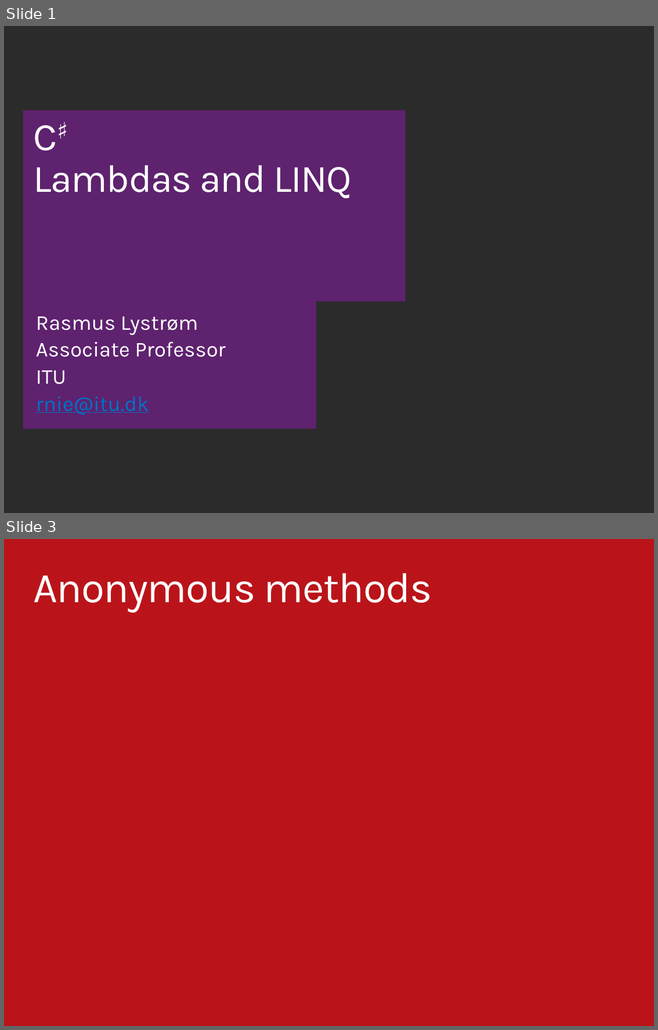
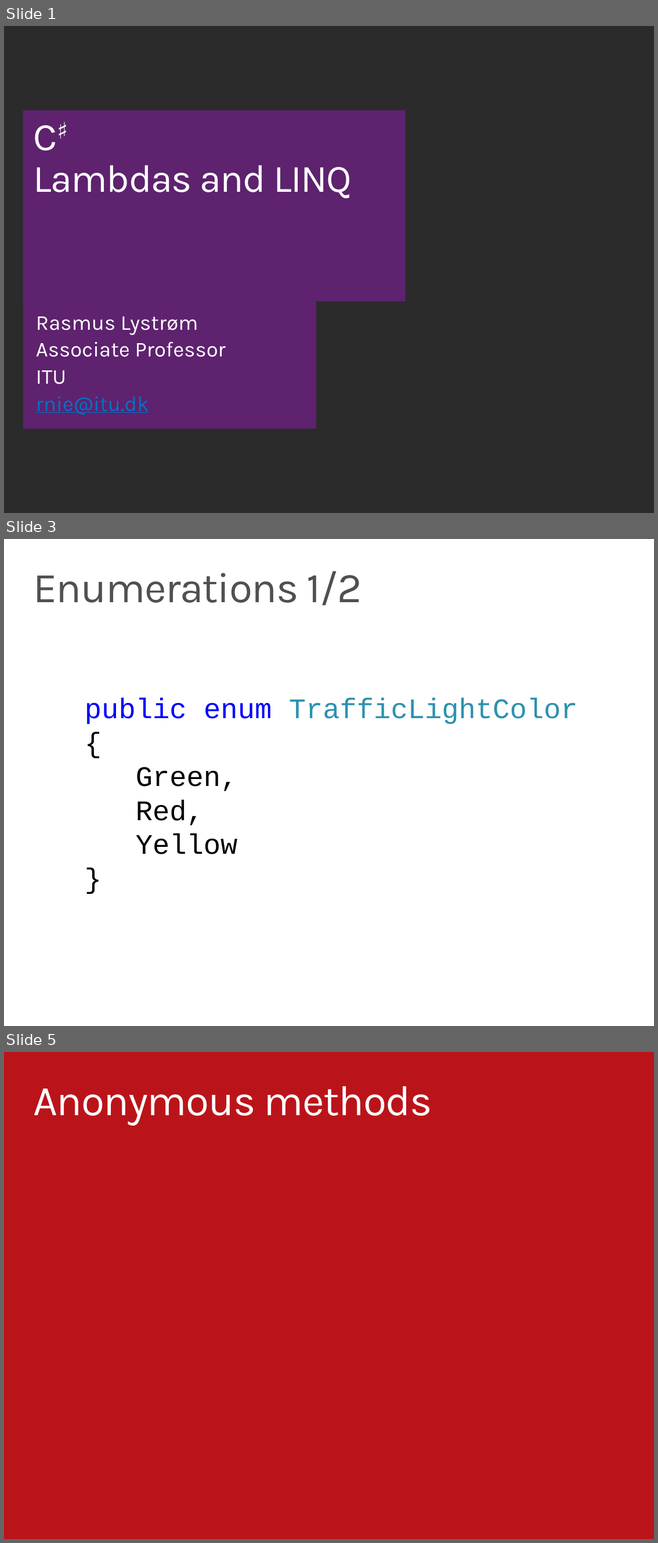
Before and after one commit to ondfisk/BDSA2018, a slide deck: Slides/Lecture03 - Lambdas and LINQ.pptx. Shown one above the other, each under a label of ours: slides 1 and 3 before the commit, slides 1, 3 and 5 after it; the slides between them are not shown. The pictures are 658x1030 and 658x1543 pixels, drawn with LibreOffice and Linux fonts; fonts in the diff are those of the drawing; background and template pictures are left out; a plain dark background stands for a picture behind light text. Boxes give left, top, right and bottom in pixels: in the first picture for what was removed or moved away, otherwise in the second. Text is boxed around its words. In the diff, an @@ line names an element or a change of style, - is before the commit and + after.

```diff
--- a/Slides/Lecture03 - Lambdas and LINQ.pptx
+++ b/Slides/Lecture03 - Lambdas and LINQ.pptx
@@ slide 3 added at box(4, 539, 654, 1026), background #FFFFFF @@
@@ title added at box(33, 571, 362, 606), 48 pt, text #505050 @@
+Enumerations 1/2
@@ text added at box(85, 698, 578, 855), 32 pt, text #000000 @@
+public enum TrafficLightColor
+{
+Green,
+Red,
+Yellow
+}
@@ what was slide 3 is now slide 5 @@
```
Also in this commit, not shown: 1 slide changed, 1 other slide added, 19 other files.
